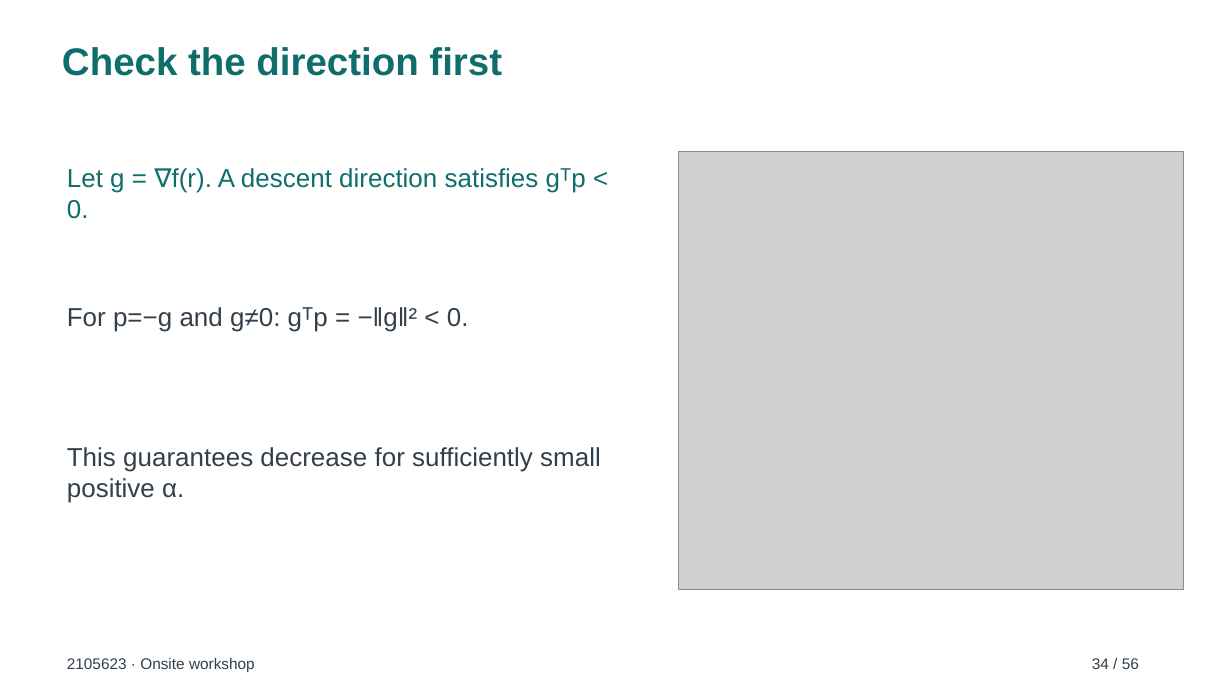
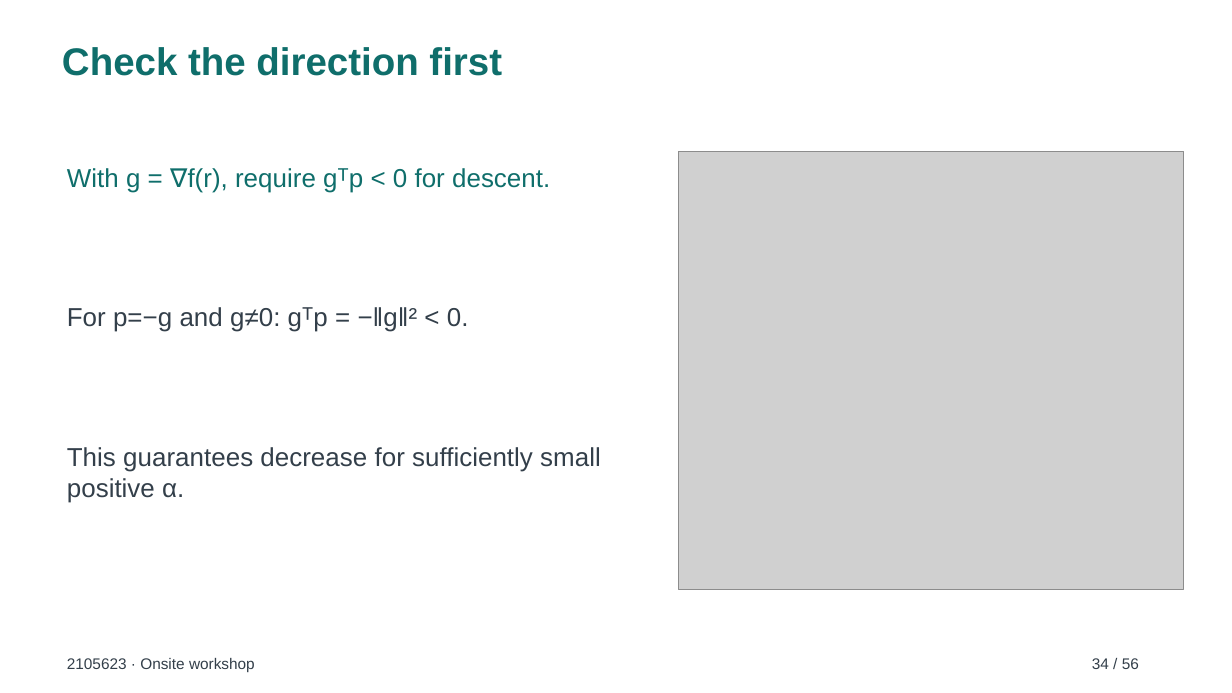
Before and after one commit to soorathep/Test, a slide deck: slide 34 of teaching/2105623/onsite-line-search-20261109/Onsite-LP-NLP-Line-Search.pptx. Drawn at 1232x693 pixels with LibreOffice and Linux fonts; fonts in the diff are those of the drawing; grey boxes stand for pictures. Boxes give left, top, right and bottom in pixels: in the first picture for what was removed or moved away, otherwise in the second. Text is boxed around its words. In the diff, an @@ line names an element or a change of style, - is before the commit and + after.

```diff
--- a/teaching/2105623/onsite-line-search-20261109/Onsite-LP-NLP-Line-Search.pptx
+++ b/teaching/2105623/onsite-line-search-20261109/Onsite-LP-NLP-Line-Search.pptx
@@ text at (x1=67, y1=168, x2=550, y2=193): text changed @@
-Let g = ∇f(r). A descent direction satisfies gᵀp < 0.
+With g = ∇f(r), require gᵀp < 0 for descent.
```
Also in this commit, not shown: 1 other slide changed, 1 other file.
